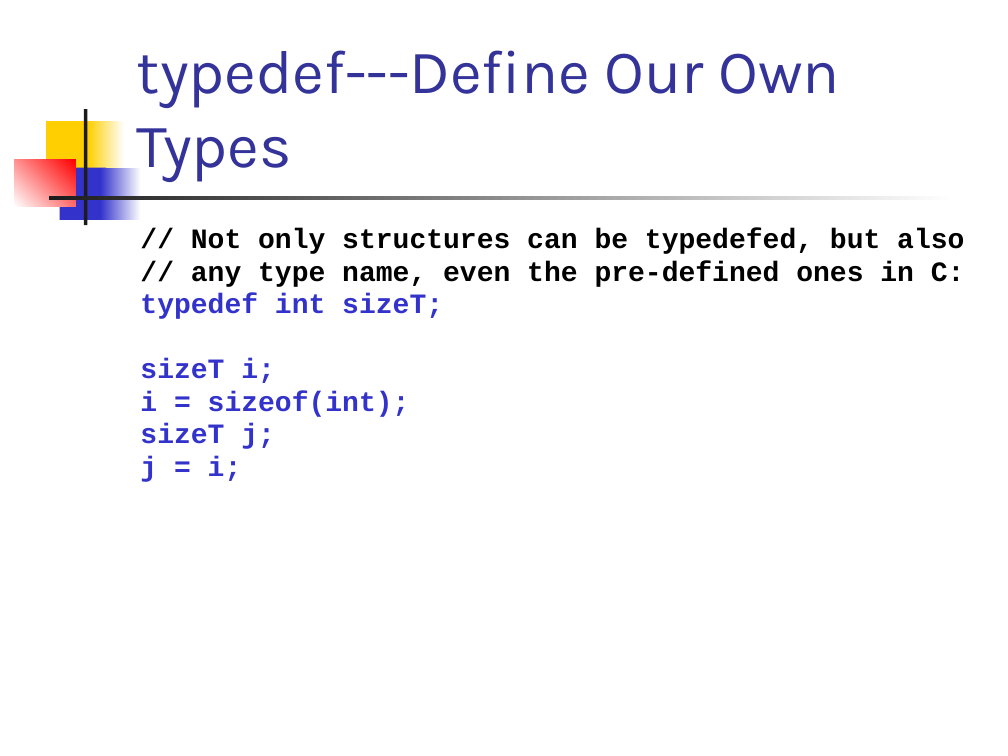
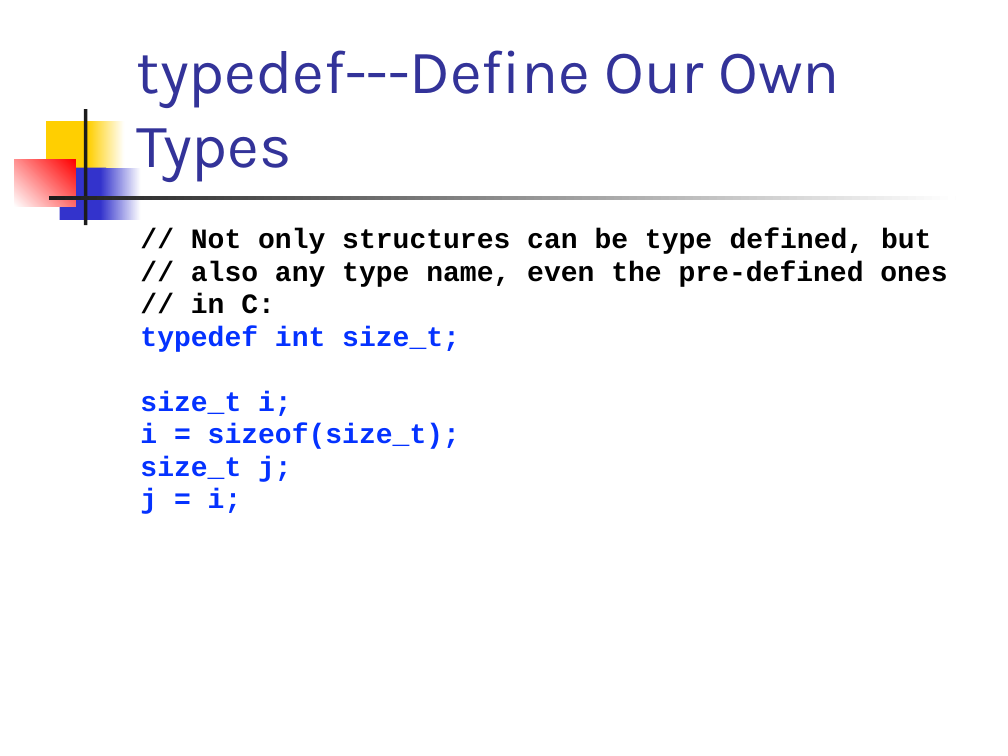
Before and after one commit to csslab-ustc/csslab-ustc.github.io, a slide deck: slide 31 of courses/sysprog/slides/lec07-struct.pptx. Drawn at 1008x756 pixels with LibreOffice and Linux fonts; fonts in the diff are those of the drawing. Boxes give left, top, right and bottom in pixels: in the first picture for what was removed or moved away, otherwise in the second. Text is boxed around its words. In the diff, an @@ line names an element or a change of style, - is before the commit and + after.

```diff
--- a/courses/sysprog/slides/lec07-struct.pptx
+++ b/courses/sysprog/slides/lec07-struct.pptx
@@ text at (140, 229, 947, 482): text changed @@
-// Not only structures can be typedefed, but also
-// any type name, even the pre-defined ones in C:
-typedef int sizeT;
-sizeT i;
-i = sizeof(int);
-sizeT j;
+// Not only structures can be type defined, but
+// also any type name, even the pre-defined ones
+// in C:
+typedef int size_t;
+size_t i;
+i = sizeof(size_t);
+size_t j;
@@ text at (140, 489, 242, 514): text colour #3333CC to #0432FF in "j = i;" @@
```
Also in this commit, not shown: 41 other slides changed, 6 other files.
